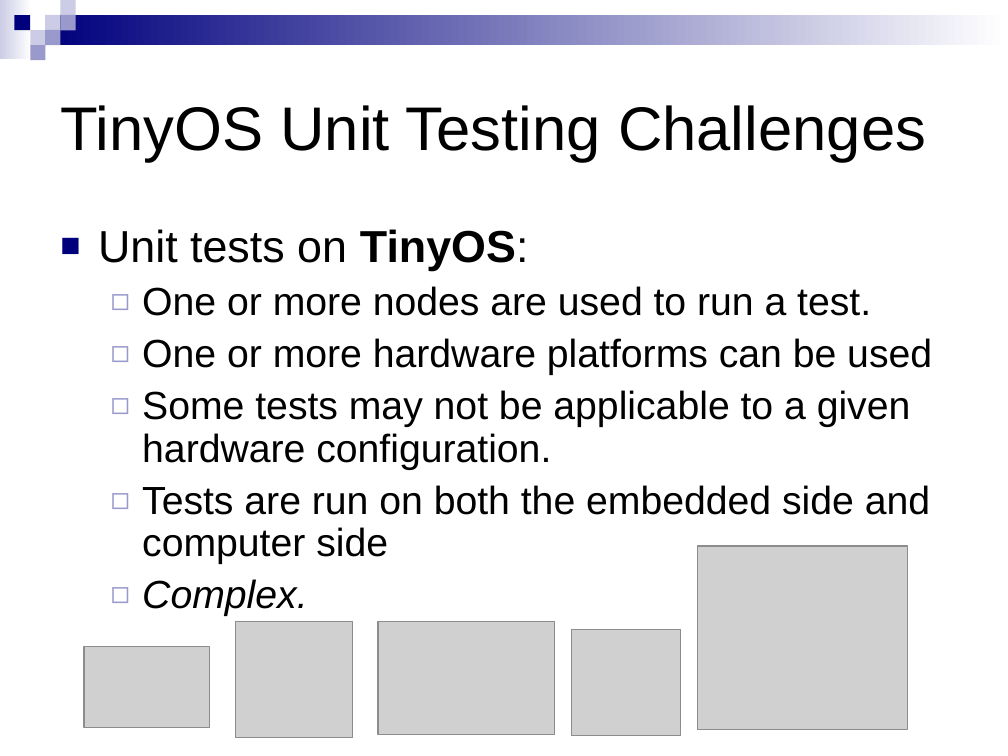
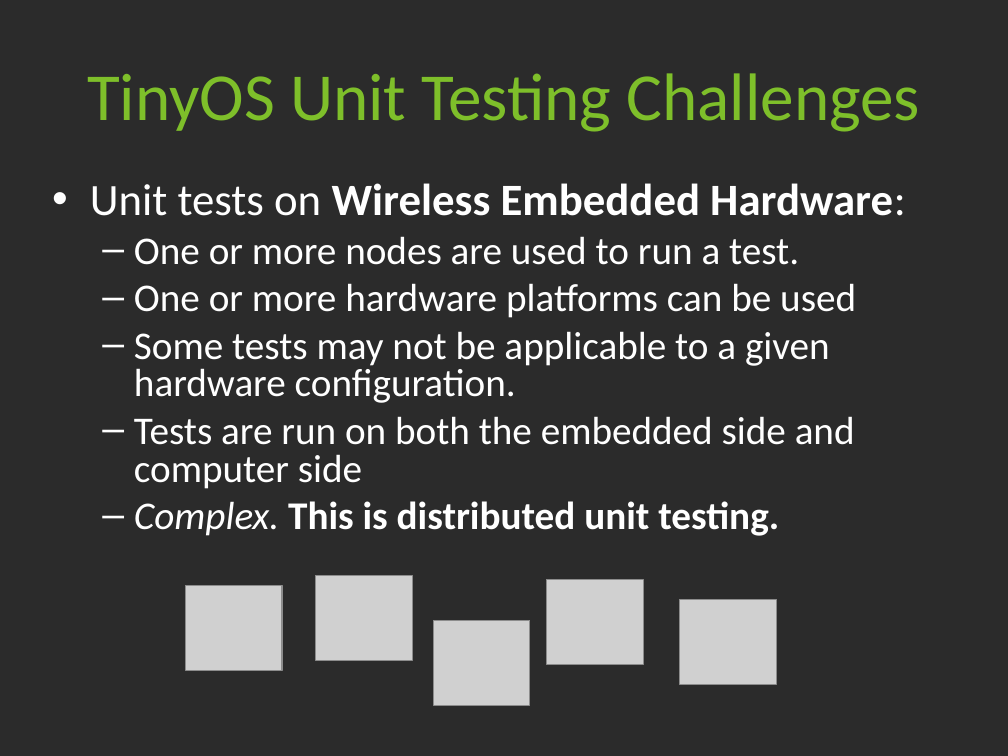
Before and after one commit to tyll/tinyos-2.x-contrib, a slide deck: slide 9 of tunit/docs/TUnit Intro.ppt. Drawn at 1008x756 pixels with LibreOffice and Linux fonts; fonts in the diff are those of the drawing; grey boxes stand for pictures; background and template pictures are left out; a plain dark background stands for a picture behind light text. Boxes give left, top, right and bottom in pixels: in the first picture for what was removed or moved away, otherwise in the second. Text is boxed around its words. In the diff, an @@ line names an element or a change of style, - is before the commit and + after.

```diff
--- a/tunit/docs/TUnit Intro.ppt
+++ b/tunit/docs/TUnit Intro.ppt
@@ background #FFFFFF to picture (left out) @@
@@ group removed at box(0, 0, 1008, 60): 9 rectangles @@
@@ title "TinyOS Unit Testing Challenges": place and size @@
-title "TinyOS Unit Testing Challenges" at box(60, 105, 926, 162)
+title "TinyOS Unit Testing Challenges" at box(87, 73, 920, 132)
@@ title "TinyOS Unit Testing Challenges" at box(87, 73, 920, 132): size 44 to 48 pt, font Arial to Calibri, text colour #000000 to #7EBF2A; alignment left to centre @@
@@ text "Unit tests on Wireless Embedded ...": place and size @@
-text "Unit tests on Wireless Embedded ..." at box(98, 229, 932, 616)
+text "Unit tests on Wireless Embedded ..." at box(90, 183, 906, 536)
@@ text at box(90, 183, 906, 216): text changed; font Arial to Calibri; text colour #000000 to #FFFFFF; bold on @@
-■ Unit tests on TinyOS:
+• Unit tests on Wireless Embedded Hardware:
@@ text at box(134, 236, 856, 489): font Arial to Calibri, text colour #000000 to #FFFFFF in "One or more nodes are used to ...", "One or more hardware platforms can be ...", "Some tests may not be applicable to ...", "Tests are run on both the embedded ..."; bullet ◻ to –; line spacing 0.9 to 0.8; bullet colour #9999CC to #FFFFFF @@
@@ text at box(134, 501, 779, 536): text changed; font Arial to Calibri; text colour #000000 to #FFFFFF; bold on; italic off @@
-  ◻ Complex.
+  – Complex. This is distributed unit testing.
@@ picture: place and size @@
-picture at box(235, 622, 353, 738)
+picture at box(185, 586, 282, 670)
@@ picture: place and size @@
-picture at box(84, 647, 210, 728)
+picture at box(316, 576, 412, 660)
@@ picture: place and size @@
-picture at box(572, 630, 680, 735)
+picture at box(546, 580, 643, 664)
@@ picture: place and size @@
-picture at box(698, 546, 907, 730)
+picture at box(679, 599, 776, 683)
@@ picture: place and size @@
-picture at box(378, 622, 554, 735)
+picture at box(433, 620, 530, 705)
```
Also in this commit, not shown: 34 other slides changed, 4 slides added, 1 slide removed, 3 other files.
